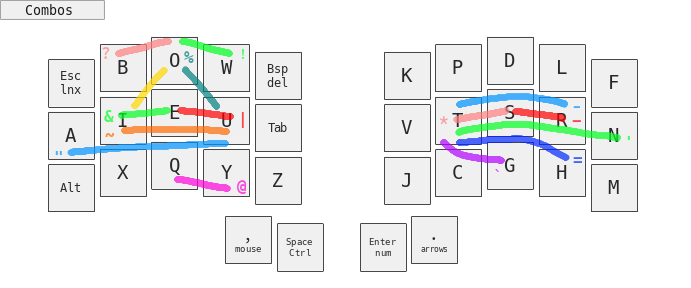
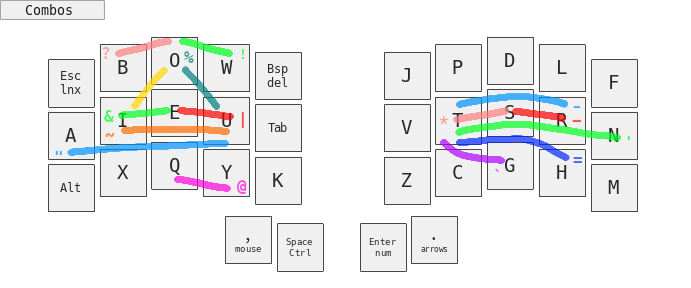
Before/after of a 691×288 layered artwork. What changed in the layer stack:
painted on "=" over [481, 144, 540, 150]
painted on "base.png" over [273, 37, 586, 264]
